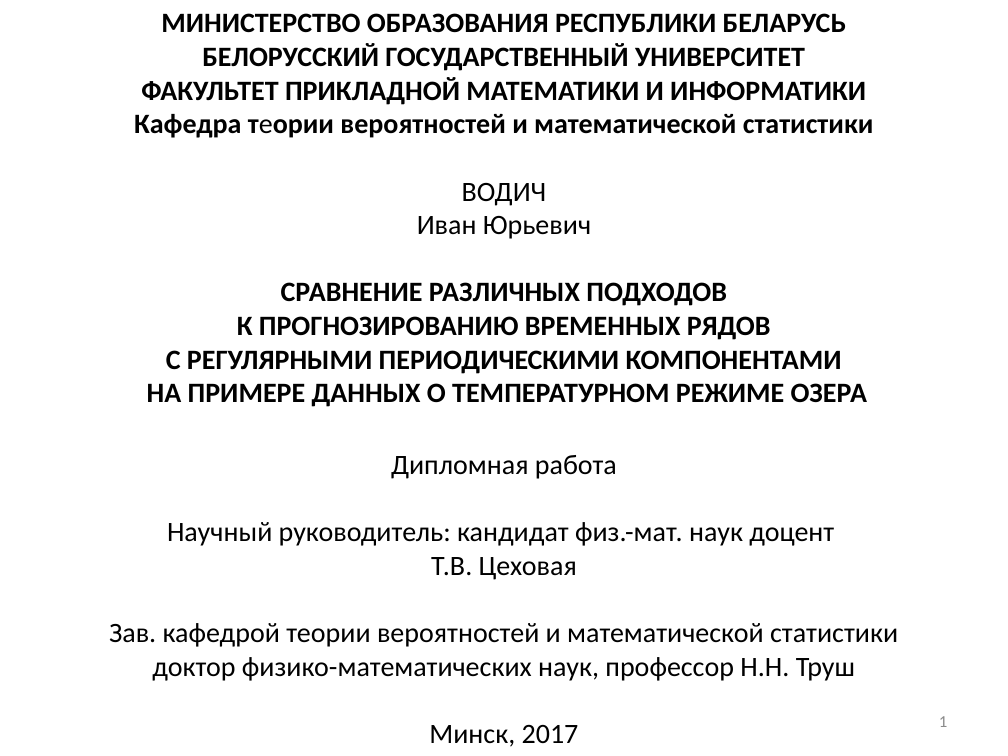
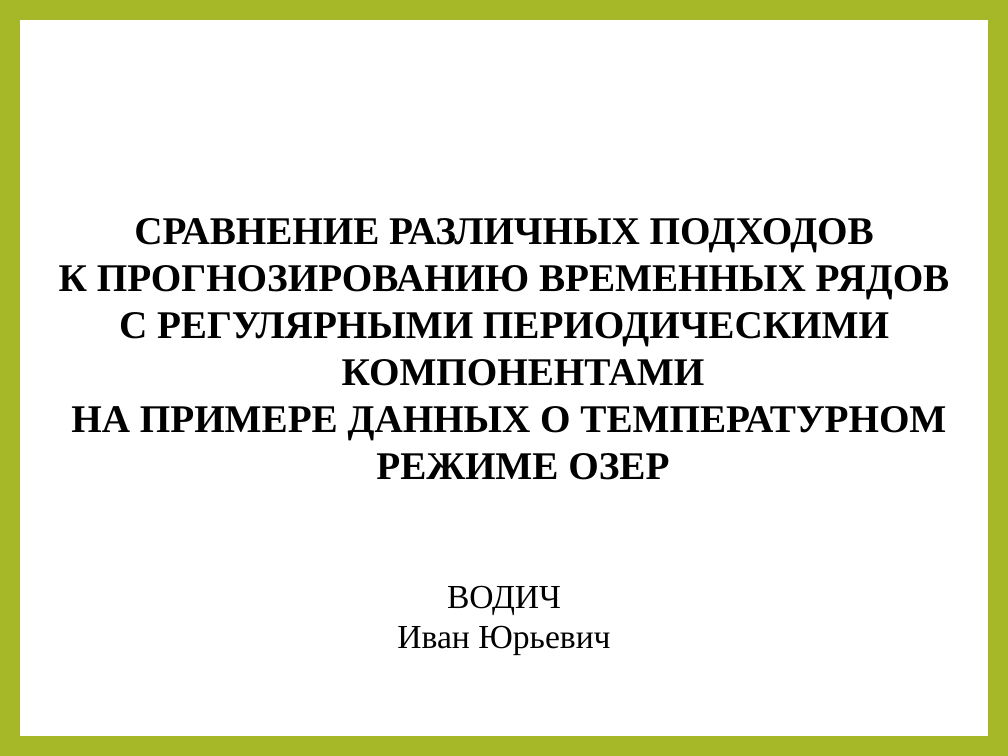
Before and after one commit to Ivan456/diplom, a slide deck: slide 1 of Ivan Vodich.pptx. Drawn at 1008x756 pixels with LibreOffice and Linux fonts; fonts in the diff are those of the drawing. Boxes give left, top, right and bottom in pixels: in the first picture for what was removed or moved away, otherwise in the second. Text is boxed around its words. In the diff, an @@ line names an element or a change of style, - is before the commit and + after.

```diff
--- a/Ivan Vodich.pptx
+++ b/Ivan Vodich.pptx
@@ background #FFFFFF to #A6B727 @@
@@ rectangle added at box(20, 20, 988, 736), fill #FFFFFF @@
@@ text at box(134, 13, 874, 239): paragraphs removed @@
-МИНИСТЕРСТВО ОБРАЗОВАНИЯ РЕСПУБЛИКИ БЕЛАРУСЬ
-БЕЛОРУССКИЙ ГОСУДАРСТВЕННЫЙ УНИВЕРСИТЕТ
-ФАКУЛЬТЕТ ПРИКЛАДНОЙ МАТЕМАТИКИ И ИНФОРМАТИКИ
-Кафедра теории вероятностей и математической статистики
-ВОДИЧ
-Иван Юрьевич
@@ text "СРАВНЕНИЕ РАЗЛИЧНЫХ ПОДХОДОВ": place and size @@
-text "СРАВНЕНИЕ РАЗЛИЧНЫХ ПОДХОДОВ" at box(109, 13, 898, 747)
+text "СРАВНЕНИЕ РАЗЛИЧНЫХ ПОДХОДОВ" at box(59, 218, 950, 655)
@@ text at box(59, 218, 950, 386): size 20 to 28 pt, font Calibri to Times New Roman in "СРАВНЕНИЕ РАЗЛИЧНЫХ ПОДХОДОВ", "К ПРОГНОЗИРОВАНИЮ ВРЕМЕННЫХ РЯДОВ", "С РЕГУЛЯРНЫМИ ПЕРИОДИЧЕСКИМИ КОМПОНЕНТАМИ" @@
@@ text at box(71, 406, 946, 655): text changed; size 20 to 28 pt; font Calibri to Times New Roman; bold on @@
-НА ПРИМЕРЕ ДАННЫХ О ТЕМПЕРАТУРНОМ РЕЖИМЕ ОЗЕРА
-Дипломная работа
-Научный руководитель: кандидат физ.-мат. наук доцент
-Т.В. Цеховая
-Зав. кафедрой теории вероятностей и математической статистики
-доктор физико-математических наук, профессор Н.Н. Труш
-Минск, 2017
+НА ПРИМЕРЕ ДАННЫХ О ТЕМПЕРАТУРНОМ РЕЖИМЕ ОЗЕР
+ВОДИЧ
+Иван Юрьевич
@@ page number removed at box(939, 716, 947, 727) @@
-1
```
Also in this commit, not shown: 5 other slides changed, 5 slides added, 5 slides removed, 3 other files.
